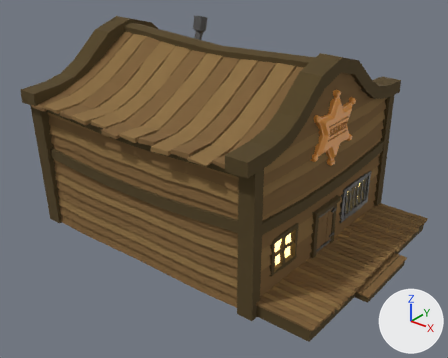
Two versions of the glTF model public/models/buildings/depot.glb, one commit apart.
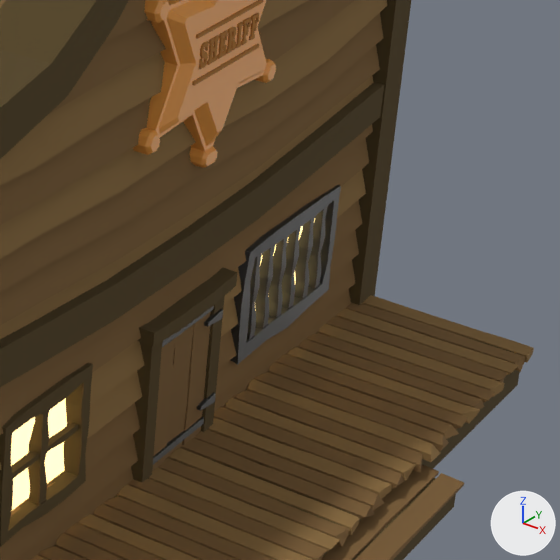
There are two pictures of each version: one whole from a 50 mm camera at (15.73, -16.24, 11.5) aimed at (3.44, -0.86, 1.97), one close up on the part from 61% to 97% of the width and 33% to 78% of the height. Every picture has the same lights, and +X, +Y and +Z are marked at lower right. The older version's two pictures come first. Where no turn or scale is listed for an object, it has been applied to the vertices.
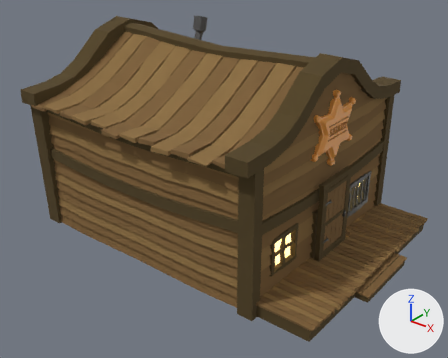
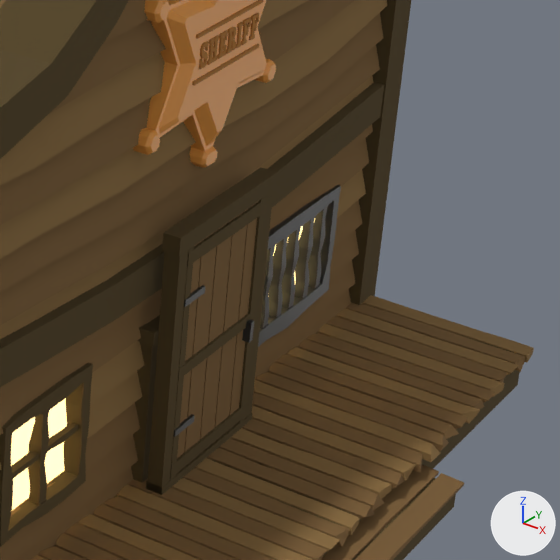
Where the change shows, as pixel boxes (x1, y1, x2, y2) in the close-ups (560 x 560 px):
```json
{"object": "DoorPanel", "change": "added", "after": [170, 196, 266, 481], "faces in mat_woodbright2_003 (brown #7a5d35)": [177, 201, 259, 458], "faces in mat_wooddark_003 (brown #52411f)": [170, 196, 266, 481], "faces in mat_metalbar_001 (black #2c2c2c)": [174, 285, 254, 437]}
{"object": "DoorFrame", "change": "added", "after": [146, 168, 278, 495]}
```

The change, as JSON lines over the scene's bpy script:
```json
{"op": "add", "block": "mat_doorinteriordark_001", "code": ["mat_doorinteriordark_001 = principled_material('DoorInteriorDark.001')", "mat_doorinteriordark_001.base_color = (0.012, 0.008, 0.006)  # black #1d1612", "mat_doorinteriordark_001.roughness = 1.0"]}
{"op": "add", "block": "me_doorpanel_001", "code": ["me_doorpanel_001 = bpy.data.meshes.new('DoorPanel.001')", "me_doorpanel_001.from_pydata(...)  # 112 vertices, 168 faces; spans x -0.03..0.11, y 0.0..1.46, z 0.0..2.51", "# faces by material slot: [60, 72, 36]", "me_doorpanel_001.materials.append(mat_woodbright2_003)  # brown #7a5d35", "me_doorpanel_001.materials.append(mat_wooddark_003)  # brown #52411f", "me_doorpanel_001.materials.append(mat_metalbar_001)  # black #2c2c2c"]}
{"op": "add", "block": "me_doorframe", "code": ["me_doorframe = bpy.data.meshes.new('DoorFrame')", "me_doorframe.from_pydata(...)  # a box spanning x 7.26..7.42, y -0.88..-0.72, z 0.16..2.87, material slot 0; a box spanning x 7.26..7.42, y 0.72..0.88, z 0.16..2.87, material slot 0; a box spanning x 7.25..7.43, y -0.91..0.91, z 2.76..2.94, material slot 0; a box spanning x 7.25..7.43, y -0.88..0.88, z 0.18..0.26, material slot 0; a box spanning x 7.27..7.33, y -0.77..0.77, z 0.17..2.78, material slot 1", "me_doorframe.materials.append(mat_wooddark_003)  # brown #52411f", "me_doorframe.materials.append(mat_doorinteriordark_001)  # black #1d1612"]}
{"op": "add", "block": "ob_doorpanel", "code": ["ob_doorpanel = bpy.data.objects.new('DoorPanel', me_doorpanel_001)", "ob_doorpanel.location = (7.37, -0.73, 0.24)"]}
{"op": "add", "block": "ob_doorframe", "code": ["ob_doorframe = bpy.data.objects.new('DoorFrame', me_doorframe)", "ob_doorframe.location = (0.0, 0.0, 0.0)"]}
```
